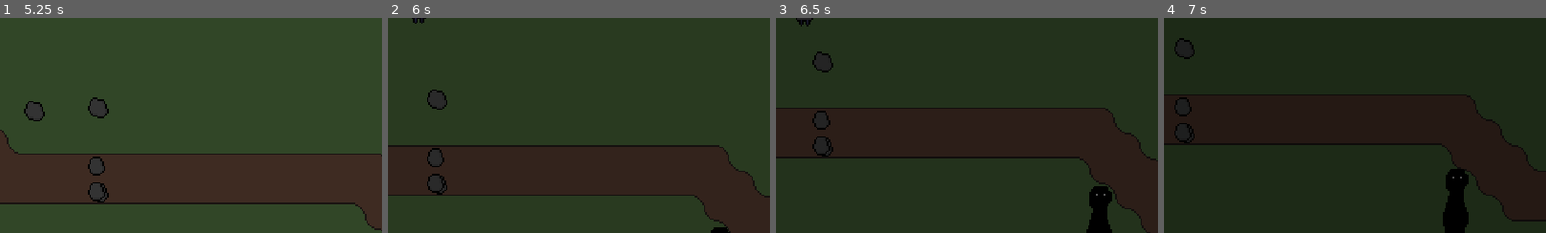
Above: before the commit, frames 1-4 (left to right).
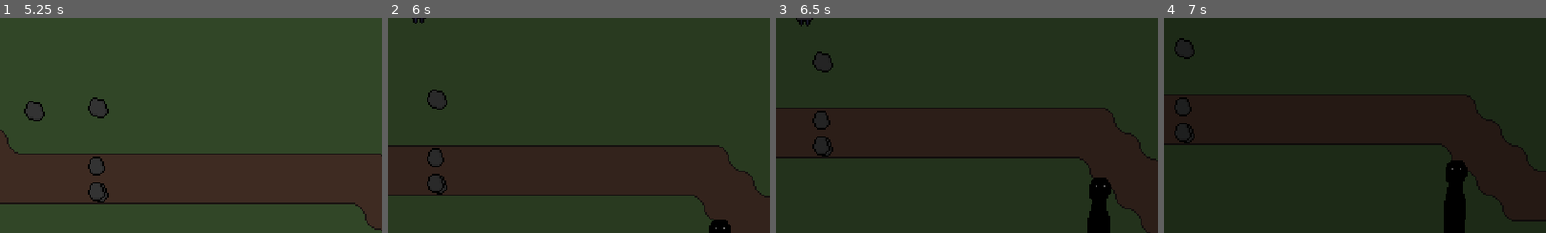
Above: after the commit, the same moments.

Repository: StormLight14/nightfall-mirror
Game: Godot game, scene res://menus/main/main_menu.tscn
The game is run twice, just before and just after one commit, with the same random seed, the same clock (stepped at 60 frames per second) and the same inputs.
Inputs (mouse positions are % of the whole screen's width and height, from its top left):
- Up to frame 1 (5.25 s): click "Start Game" at 0.5 s; click "1" at 1.25 s; click "2" at 2 s; click "3" at 2.75 s; click "4" at 3.5 s; click "5" at 4.25 s; tap Enter at 5 s; move the mouse to (72, 45) at 5.02 s; hold D (right) from 5.03 s (still down); tap 1 (hotbar1) at 5.1 s
- Up to frame 2 (6 s): move the mouse to (30, 55) at 5.77 s; release D (right) at 5.78 s; hold S (down) from 5.78 s (still down); tap 2 (hotbar2) at 5.85 s
- Up to frame 3 (6.5 s): keep holding S (down)
- Up to frame 4 (7 s): move the mouse to (60, 28) at 6.52 s; release S (down) at 6.53 s; hold D (right) from 6.53 s (still down); tap 3 (hotbar3) at 6.6 s
The pictures show only the part of the screen within x 46-96%, y 50-100%; the shares and areas given below are measured in that part.

Frame 1 is identical in both runs. In frame 2, 0.2% of the frame differs, in the area x 84-90%, y 93-100%; in frame 3, 0.4%; in frame 4, 0.5%, in the area x 73-80%, y 66-100%.
Error in both runs: Invalid access to property or key '<null>' on a base object of type 'Array'. (res://ui/inventory/inventory_slot.gd:46)

Commit message:
make player light radius smaller; create shapeshifter.gd

Diff:
--- a/entities/player/player.tscn
+++ b/entities/player/player.tscn
@@ -19,7 +19,7 @@
 height = 512
 fill = 1
 fill_from = Vector2(0.5, 0.5)
-fill_to = Vector2(0.856481, 0.203704)
+fill_to = Vector2(0.790598, 0.217949)
 
 [sub_resource type="AtlasTexture" id="AtlasTexture_tuxxm"]
 atlas = ExtResource("2_3ee5f")
--- /dev/null
+++ b/entities/shapeshifter/shapeshifter.gd
@@ -0,0 +1,4 @@
+extends CharacterBody2D
+
+func _physics_process(delta: float) -> void:
+	move_and_slide()
--- a/entities/shapeshifter/shapeshifter.tscn
+++ b/entities/shapeshifter/shapeshifter.tscn
@@ -1,3 +1,9 @@
-[gd_scene format=3 uid="uid://bbueuowjiecd2"]
+[gd_scene load_steps=2 format=3 uid="uid://bbueuowjiecd2"]
+
+[ext_resource type="Script" path="res://entities/shapeshifter/shapeshifter.gd" id="1_efluf"]
 
 [node name="Shapeshifter" type="CharacterBody2D"]
+script = ExtResource("1_efluf")
+
+[node name="AttackDelay" type="Timer" parent="."]
+one_shot = true
--- a/entities/stalker/stalker.gd
+++ b/entities/stalker/stalker.gd
@@ -8,12 +8,20 @@
 }
 
 const FOLLOW_SPEED := 500.0
-const ATTACK_SPEED := 4500.0
+const ATTACK_SPEED := 4250.0
 
 var state := STILL
 var player: CharacterBody2D = null
+var paused := false
 
 func _physics_process(delta: float) -> void:
+	handle_states(delta)
+
+	if paused:
+		velocity = Vector2.ZERO
+	move_and_slide()
+
+func handle_states(delta: float):
 	var direction := Vector2.ZERO
 	if player:
 		direction = (player.global_position - global_position).normalized()
@@ -24,10 +32,9 @@
 		FOLLOWING:
 			velocity = direction * FOLLOW_SPEED * delta
 		FLEEING:
-			velocity = -direction * ATTACK_SPEED * 1.2 * delta
+			velocity = -direction * ATTACK_SPEED * 3 * delta
 		ATTACKING:
 			velocity = direction * ATTACK_SPEED * delta
-	move_and_slide()
 
 func _on_follow_area_body_entered(body: Node2D) -> void:
 	player = body
@@ -53,8 +60,14 @@
 func _on_attack_timer_timeout() -> void:
 	if state == ATTACKING:
 		state = FLEEING
-		%FleeTimer.start()
+		paused = true
+		%PauseTimer.start() # stalker pauses before fleeing
 
 func _on_flee_timer_timeout() -> void:
 	if state == FLEEING:
 		state = STILL
+
+
+func _on_pause_timer_timeout() -> void:
+	%FleeTimer.start()
+	paused = false
--- a/entities/stalker/stalker.tscn
+++ b/entities/stalker/stalker.tscn
@@ -3,15 +3,15 @@
 [ext_resource type="Script" path="res://entities/stalker/stalker.gd" id="1_ys522"]
 [ext_resource type="Texture2D" uid="uid://blpa2u5y5hpuk" path="res://entities/stalker/stalker_static.png" id="2_oynmr"]
 
-[sub_resource type="AtlasTexture" id="AtlasTexture_6y6oo"]
+[sub_resource type="AtlasTexture" id="AtlasTexture_v10vh"]
 atlas = ExtResource("2_oynmr")
-region = Rect2(0, 0, 32, 48)
+region = Rect2(0, 0, 32, 58)
 
 [sub_resource type="SpriteFrames" id="SpriteFrames_24vyb"]
 animations = [{
 "frames": [{
 "duration": 1.0,
-"texture": SubResource("AtlasTexture_6y6oo")
+"texture": SubResource("AtlasTexture_v10vh")
 }],
 "loop": true,
 "name": &"static",
@@ -19,10 +19,10 @@
 }]
 
 [sub_resource type="CircleShape2D" id="CircleShape2D_imis1"]
-radius = 281.028
+radius = 282.0
 
 [sub_resource type="CircleShape2D" id="CircleShape2D_t4eke"]
-radius = 172.003
+radius = 138.014
 
 [node name="Stalker" type="CharacterBody2D"]
 script = ExtResource("1_ys522")
@@ -48,12 +48,17 @@
 
 [node name="AttackTimer" type="Timer" parent="."]
 unique_name_in_owner = true
-wait_time = 5.0
+wait_time = 4.5
 one_shot = true
 
 [node name="FleeTimer" type="Timer" parent="."]
 unique_name_in_owner = true
-wait_time = 5.0
+wait_time = 3.0
+one_shot = true
+
+[node name="PauseTimer" type="Timer" parent="."]
+unique_name_in_owner = true
+wait_time = 3.0
 one_shot = true
 
 [connection signal="body_entered" from="FollowArea" to="." method="_on_follow_area_body_entered"]
@@ -62,3 +67,4 @@
 [connection signal="body_exited" from="AttackArea" to="." method="_on_attack_area_body_exited"]
 [connection signal="timeout" from="AttackTimer" to="." method="_on_attack_timer_timeout"]
 [connection signal="timeout" from="FleeTimer" to="." method="_on_flee_timer_timeout"]
+[connection signal="timeout" from="PauseTimer" to="." method="_on_pause_timer_timeout"]
Binary file changed: entities/stalker/stalker_static.png
